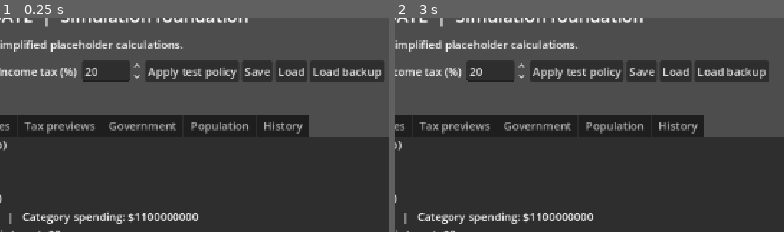
Above: before the commit, frames 1-2 (left to right).
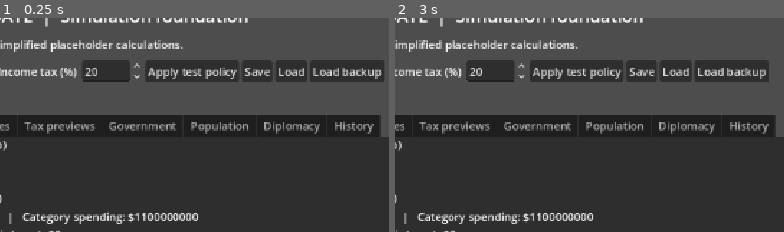
Above: after the commit, the same moments.

Repository: bhavishyadash/the-global-mandate
Game: Godot game, scene res://main.tscn
Two runs of this game, one before a commit and one after it. Both use one fixed random seed, a clock stepped at 60 frames per second and the inputs below.
Inputs:
- Up to frame 1 (0.25 s): no input
- Up to frame 2 (3 s): click "Advance one day" at 0.5 s; click "Apply test policy" at 1.25 s; click "Save" at 2 s; click "Resume" at 2.75 s
The pictures show only the part of the screen within x 22-72%, y 5-55%; the shares and areas given below are measured in that part.

The runs differ from the first frame. In frame 1, 1.9% of the frame differs, in the area x 68-98%, y 45-56%; in frame 2, 1.9%.

Commit message:
Session 40: introduce peaceful diplomatic talks

Diff:
--- /dev/null
+++ b/simulation/diplomacy.gd
@@ -0,0 +1,70 @@
+extends RefCounted
+
+# Fictional prototype partners and fixed test effects, not real countries.
+const PARTNERS := {"maritime": "Maritime Union", "northern": "Northern Federation"}
+const TALK_DAYS := 30
+const COOLDOWN_DAYS := 90
+const RELATION_GAIN := 5.0
+var relations := {"maritime": 30.0, "northern": -10.0}
+var cooldowns := {"maritime": 0, "northern": 0}
+var active := ""
+var progress := 0
+
+func start_talks(partner: String) -> bool:
+	if not PARTNERS.has(partner) or not active.is_empty() or cooldowns[partner] > 0:
+		return false
+	active = partner
+	progress = 0
+	return true
+
+func cancel_talks() -> bool:
+	if active.is_empty():
+		return false
+	cooldowns[active] = COOLDOWN_DAYS
+	active = ""
+	progress = 0
+	return true
+
+func advance_day() -> String:
+	for partner in cooldowns:
+		cooldowns[partner] = maxi(0, cooldowns[partner] - 1)
+	if active.is_empty():
+		return ""
+	progress += 1
+	if progress < TALK_DAYS:
+		return ""
+	var name: String = PARTNERS[active]
+	relations[active] = minf(100.0, relations[active] + RELATION_GAIN)
+	cooldowns[active] = COOLDOWN_DAYS
+	active = ""
+	progress = 0
+	return "Diplomatic talks with %s concluded; relations improved under the test rules." % name
+
+func export_state() -> Dictionary:
+	return {"relations": relations.duplicate(), "cooldowns": cooldowns.duplicate(), "active": active, "progress": progress}
+
+func import_state(data: Variant) -> bool:
+	if not data is Dictionary or not data.get("relations") is Dictionary or not data.get("cooldowns") is Dictionary or not data.get("active") is String:
+		return false
+	if data.relations.size() != PARTNERS.size() or data.cooldowns.size() != PARTNERS.size():
+		return false
+	for partner in PARTNERS:
+		var relation: Variant = data.relations.get(partner)
+		var cooldown: Variant = data.cooldowns.get(partner)
+		if not _number(relation) or relation < -100.0 or relation > 100.0 or not _whole(cooldown) or cooldown < 0 or cooldown > COOLDOWN_DAYS:
+			return false
+	if not _whole(data.get("progress")) or data.progress < 0 or data.progress >= TALK_DAYS:
+		return false
+	if (data.active.is_empty() and data.progress != 0) or (not data.active.is_empty() and (not PARTNERS.has(data.active) or data.cooldowns[data.active] != 0)):
+		return false
+	relations = data.relations.duplicate()
+	cooldowns = data.cooldowns.duplicate()
+	active = data.active
+	progress = int(data.progress)
+	return true
+
+static func _number(value: Variant) -> bool:
+	return (value is int or value is float) and is_finite(float(value))
+
+static func _whole(value: Variant) -> bool:
+	return _number(value) and float(value) == floorf(float(value))
--- a/simulation/world.gd
+++ b/simulation/world.gd
@@ -3,6 +3,7 @@
 const Politics = preload("res://simulation/politics.gd")
 const Services = preload("res://simulation/services.gd")
 const Institutions = preload("res://simulation/institutions.gd")
+const Diplomacy = preload("res://simulation/diplomacy.gd")
 const PROCUREMENT_ANNUAL_COST := 10000000.0
 const ANNUAL_DEBT_RATE := 0.03
 const TEST_TAXABLE_BASE := 2000000000.0
@@ -11,6 +12,7 @@
 var politics = Politics.new()
 var services = Services.new()
 var institutions = Institutions.new()
+var diplomacy = Diplomacy.new()
 
 # All values here are fictional test data; rates are annual USD.
 const INITIAL_DATE := {"year": 2026, "month": 1, "day": 1}
@@ -61,7 +63,7 @@
 	var future = get_script().new()
 	future.date = date.duplicate(true)
 	future.country = country.duplicate(true)
-	if not future.politics.import_state(politics.export_state()) or not future.services.import_state(services.export_state()) or not future.institutions.import_state(institutions.export_state()):
+	if not future.politics.import_state(politics.export_state()) or not future.services.import_state(services.export_state()) or not future.institutions.import_state(institutions.export_state()) or not future.diplomacy.import_state(diplomacy.export_state()):
 		return {}
 	for key in changes:
 		if key not in ["income_tax", "consumption_tax", "corporate_tax", "spending"] or not _is_number(changes[key]):
@@ -125,6 +127,9 @@
 	var institutional_event: String = institutions.advance_day()
 	if not institutional_event.is_empty():
 		add_event(institutional_event)
+	var diplomatic_event: String = diplomacy.advance_day()
+	if not diplomatic_event.is_empty():
+		add_event(diplomatic_event)
 	date.day += 1
 	if date.day > days_in_month(date.year, date.month):
 		date.day = 1
@@ -160,7 +165,7 @@
 	var file := FileAccess.open(temporary, FileAccess.WRITE)
 	if file == null:
 		return "Could not open the save file for writing."
-	file.store_string(JSON.stringify({"version": 8, "fiscal": fiscal, "previous_fiscal": p …(188 unchanged characters)…
+	file.store_string(JSON.stringify({"version": 9, "diplomacy": diplomacy.export_state(), "fiscal": fiscal, "previous_fiscal": p …(188 unchanged characters)…
 	file.flush()
 	var error := file.get_error()
 	file.close()
@@ -210,7 +215,7 @@
 	if json.parse(file.get_as_text()) != OK:
 		return "Save contains invalid JSON."
 	var parsed: Variant = json.data
-	if not parsed is Dictionary or (parsed.get("version") != 1  …(176 unchanged characters)… on") != 7 and parsed.get("version") != 8):
+	if not parsed is Dictionary or (parsed.get("version") != 1  …(176 unchanged characters)… on") != 7 and parsed.get("version") != 8 and parsed.get("version") != 9):
 		return "Save is invalid or uses an unsupported version."
 	var d: Variant = parsed.get("date")
 	var c: Variant = parsed.get("country")
@@ -264,6 +269,9 @@
 	var loaded_politics = Politics.new()
 	var loaded_services = Services.new()
 	var loaded_institutions = Institutions.new()
+	var loaded_diplomacy = Diplomacy.new()
+	if parsed.version >= 9 and not loaded_diplomacy.import_state(parsed.get("diplomacy")):
+		return "Save has invalid diplomatic data."
 	if parsed.version >= 7 and not loaded_institutions.import_state(parsed.get("institutions")):
 		return "Save has invalid institutional data."
 	if parsed.version >= 5 and not loaded_services.import_state(parsed.get("services")):
@@ -305,6 +313,7 @@
 	politics = loaded_politics
 	services = loaded_services
 	institutions = loaded_institutions
+	diplomacy = loaded_diplomacy
 	events.clear()
 	for event in e:
 		events.append(event)
@@ -411,6 +420,19 @@
 	add_event("Executive issued the %s directive; the fictional court review began." % institutions.CASES[kind].name)
 	return true
 
+func start_diplomatic_talks(partner: String) -> bool:
+	if not diplomacy.start_talks(partner):
+		return false
+	add_event("Opened diplomatic talks with %s." % diplomacy.PARTNERS[partner])
+	return true
+
+func cancel_diplomatic_talks() -> bool:
+	var partner: String = diplomacy.active
+	if not diplomacy.cancel_talks():
+		return false
+	add_event("Cancelled diplomatic talks with %s." % diplomacy.PARTNERS[partner])
+	return true
+
 func revoke_directive() -> bool:
 	if not institutions.revoke():
 		return false
--- a/tests/simulation_test.gd
+++ b/tests/simulation_test.gd
@@ -4,6 +4,33 @@
 
 func _initialize() -> void:
 	var world = World.new()
+	var foreign = World.new()
+	assert(not foreign.start_diplomatic_talks("unknown"))
+	assert(foreign.start_diplomatic_talks("northern"))
+	assert(not foreign.start_diplomatic_talks("maritime"))
+	for i in range(29):
+		foreign.advance_day()
+	assert(foreign.diplomacy.progress == 29 and foreign.diplomacy.relations.northern == -10.0)
+	var diplomatic_path := "res://tests/diplomacy_test.json"
+	assert(not FileAccess.file_exists(diplomatic_path))
+	assert(foreign.save_game(diplomatic_path).is_empty())
+	var diplomatic_reload = World.new()
+	assert(diplomatic_reload.load_game(diplomatic_path).is_empty())
+	assert(diplomatic_reload.diplomacy.progress == 29)
+	diplomatic_reload.advance_day()
+	assert(diplomatic_reload.diplomacy.relations.northern == -5.0)
+	var invalid_diplomacy: Dictionary = foreign.diplomacy.export_state()
+	invalid_diplomacy.relations.northern = 101.0
+	assert(not diplomatic_reload.diplomacy.import_state(invalid_diplomacy))
+	DirAccess.remove_absolute(ProjectSettings.globalize_path(diplomatic_path))
+	foreign.advance_day()
+	assert(foreign.diplomacy.active.is_empty() and foreign.diplomacy.relations.northern == -5.0)
+	assert(not foreign.start_diplomatic_talks("northern"))
+	for i in range(90):
+		foreign.advance_day()
+	assert(foreign.start_diplomatic_talks("northern"))
+	assert(foreign.cancel_diplomatic_talks())
+	assert(foreign.diplomacy.cooldowns.northern == 90)
 	var initial_treasury: float = world.country.treasury
 	var forecast: Dictionary = world.forecast_fiscal(365)
 	assert(not forecast.is_empty() and world.date == World.INITIAL_DATE)
--- a/tests/ui_test.gd
+++ b/tests/ui_test.gd
@@ -7,10 +7,16 @@
 	var screen = load("res://main.tscn").instantiate()
 	root.add_child(screen)
 	screen.set_process(false)
-	assert(screen.dashboard_tabs.get_tab_count() == 6)
+	assert(screen.dashboard_tabs.get_tab_count() == 7)
 	assert(screen.dashboard_tabs.get_tab_title(1) == "Budget & services")
 	assert(screen.dashboard_tabs.get_tab_title(3) == "Government")
 	assert(screen.dashboard_tabs.get_tab_title(4) == "Population")
+	assert(screen.dashboard_tabs.get_tab_title(5) == "Diplomacy")
+	screen._start_talks()
+	assert(screen.world.diplomacy.active == "maritime")
+	assert("day 0 / 30" in screen.diplomacy_summary.text)
+	screen._cancel_talks()
+	assert(screen.world.diplomacy.active.is_empty())
 	assert("Raw" in screen.population_summary.text and "placeholders" in screen.population_summary.text)
 	screen.dashboard_tabs.current_tab = 3
 	assert(screen.dashboard_tabs.current_tab == 3)
--- a/ui/main.gd
+++ b/ui/main.gd
@@ -28,6 +28,8 @@
 var forecast_label: Label
 var comparison_label: Label
 var population_summary: Label
+var diplomacy_picker: OptionButton
+var diplomacy_summary: Label
 const SAVE_PATH := "user://prototype_save.json"
 
 func _ready() -> void:
@@ -213,6 +215,7 @@
 	var taxes := _make_dashboard_tab("Tax previews")
 	var government := _make_dashboard_tab("Government")
 	var population := _make_dashboard_tab("Population")
+	var diplomacy_tab := _make_dashboard_tab("Diplomacy")
 	var decisions := _make_dashboard_tab("History")
 	for node in [summary, explanation]:
 		node.reparent(overview)
@@ -241,6 +244,21 @@
 	population_summary = Label.new()
 	population_summary.autowrap_mode = TextServer.AUTOWRAP_WORD_SMART
 	population.add_child(population_summary)
+	diplomacy_picker = OptionButton.new()
+	for partner in world.diplomacy.PARTNERS:
+		diplomacy_picker.add_item(world.diplomacy.PARTNERS[partner])
+	diplomacy_tab.add_child(diplomacy_picker)
+	var talk_button := Button.new()
+	talk_button.text = "Open diplomatic talks"
+	talk_button.pressed.connect(_start_talks)
+	diplomacy_tab.add_child(talk_button)
+	var cancel_talks_button := Button.new()
+	cancel_talks_button.text = "Cancel talks"
+	cancel_talks_button.pressed.connect(_cancel_talks)
+	diplomacy_tab.add_child(cancel_talks_button)
+	diplomacy_summary = Label.new()
+	diplomacy_summary.autowrap_mode = TextServer.AUTOWRAP_WORD_SMART
+	diplomacy_tab.add_child(diplomacy_summary)
 	for node in [heading, history]:
 		node.reparent(decisions)
 	_refresh()
@@ -298,6 +316,16 @@
 
 func _apply_tax() -> void:
 	status.text = "Income tax updated." if world.set_income_tax(tax.value / 100.0) else "Income tax change is unavailable."
+	_refresh()
+
+func _start_talks() -> void:
+	var keys: Array = world.diplomacy.PARTNERS.keys()
+	var partner: String = keys[diplomacy_picker.selected]
+	status.text = "Diplomatic talks opened." if world.start_diplomatic_talks(partner) else "Talks unavailable: another negotiation is active or the partner is on cooldown."
+	_refresh()
+
+func _cancel_talks() -> void:
+	status.text = "Diplomatic talks cancelled." if world.cancel_diplomatic_talks() else "No talks are active."
 	_refresh()
 
 func _additional_tax_kind() -> String:
@@ -406,6 +434,14 @@
 		people.append("%s | %.0f%% of population (~%.0f people) | approval %.1f%%\n  Raw %.1f + services %+.1f points | sensi …(393 unchanged characters)…
 	people.append("Service contribution responds gradually to the average condition of the five services. The three groups and all sensitivities are placeholders, not real demographic data or a model of individual personalities.")
 	population_summary.text = "\n\n".join(people)
+	var diplomatic_lines := PackedStringArray(["DIPLOMACY — fictional test rules", "Talks take 30 days and improve relations by 5 points, capped at 100. Completion or cancellation starts a 90-day cooldown. Only one negotiation can run at a time. No treaties, conflict or economic effects are modeled."])
+	for partner in world.diplomacy.PARTNERS:
+		diplomatic_lines.append("%s: relations %.1f / 100 | cooldown %d days" % [world.diplomacy.PARTNERS[partner], world.diplomacy.relations[partner], world.diplomacy.cooldowns[partner]])
+	if not world.diplomacy.active.is_empty():
+		diplomatic_lines.append("Active: %s | day %d / 30" % [world.diplomacy.PARTNERS[world.diplomacy.active], world.diplomacy.progress])
+	else:
+		diplomatic_lines.append("No active talks.")
+	diplomacy_summary.text = "\n".join(diplomatic_lines)
 	_refresh_directive()
 	history.text = "\n".join(world.events.slice(0, 8))
 	_update_tax_preview(tax.value)
Not shown, changed: docs/GAME_DEVELOPMENT_REPORT.md
Not shown, changed: docs/SESSION_40.md
